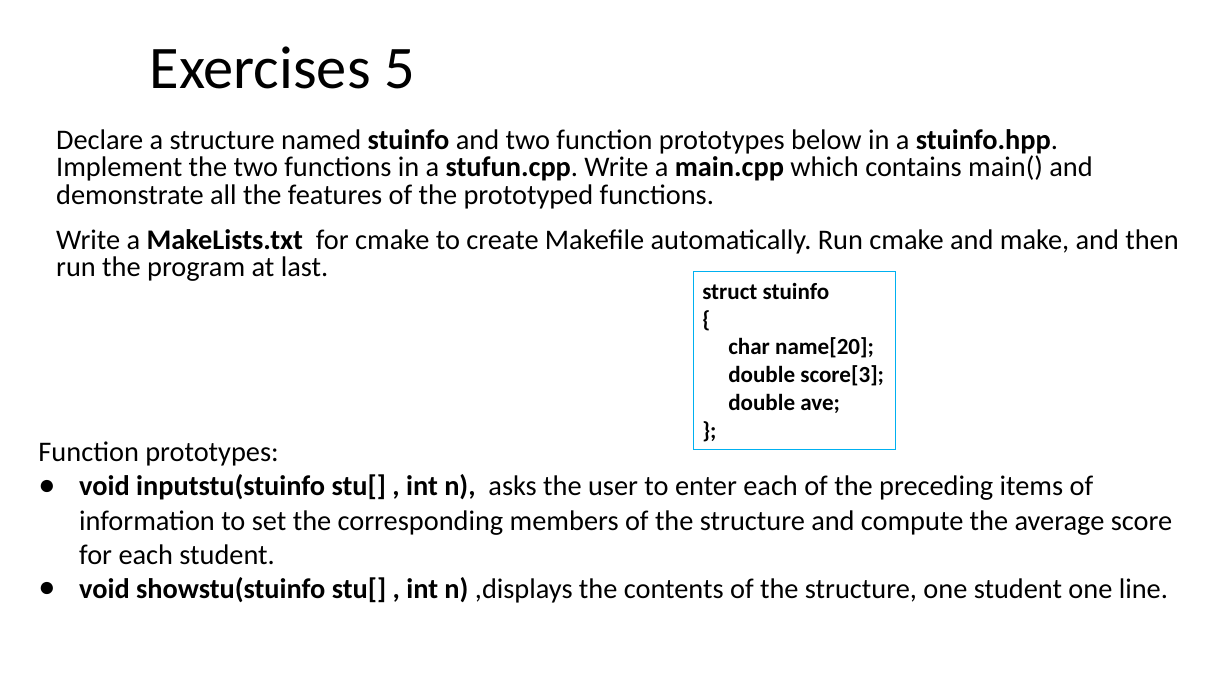
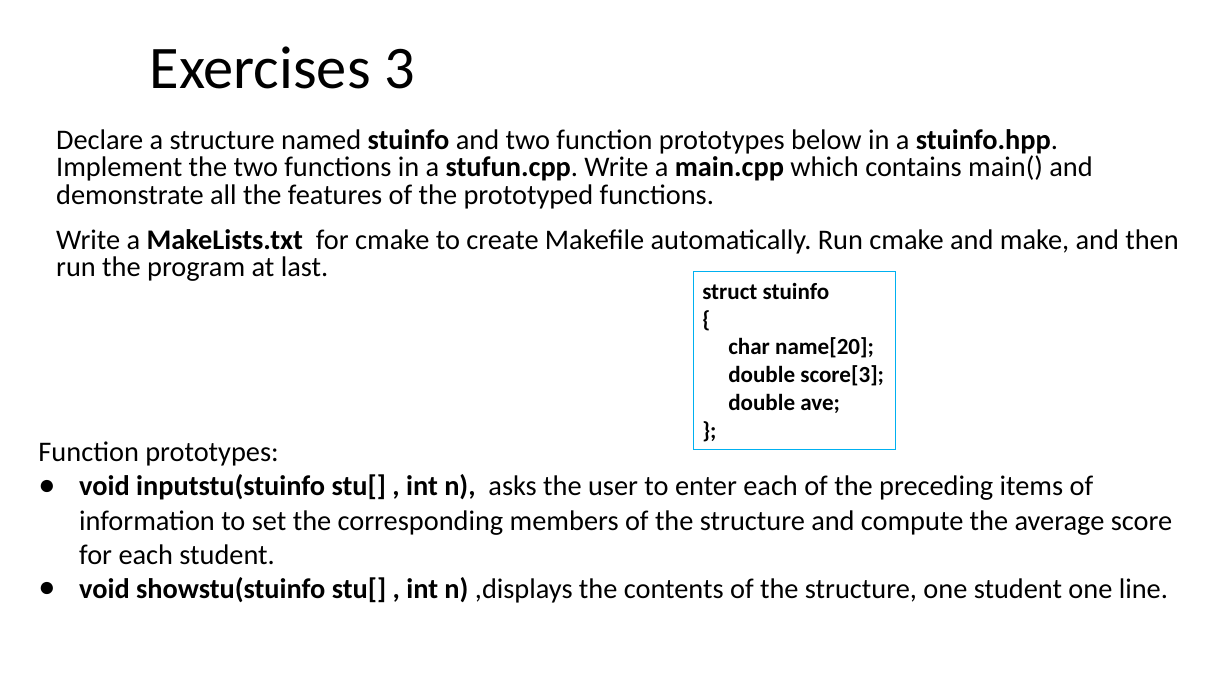
Before and after one commit to ShiqiYu/CPP, a slide deck: slide 17 of week05/Lab05.pptx (slide 18 before the commit). Drawn at 1232x693 pixels with LibreOffice and Linux fonts; fonts in the diff are those of the drawing; background and template pictures are left out. Boxes give left, top, right and bottom in pixels: in the first picture for what was removed or moved away, otherwise in the second. Text is boxed around its words. In the diff, an @@ line names an element or a change of style, - is before the commit and + after.

```diff
--- a/week05/Lab05.pptx
+++ b/week05/Lab05.pptx
@@ title at <box>150,46,415,89</box>: text changed @@
-Exercises 5
+Exercises 3
```
Also in this commit, not shown: 12 other slides changed, 3 slides added, 4 slides removed, 1 other file.
